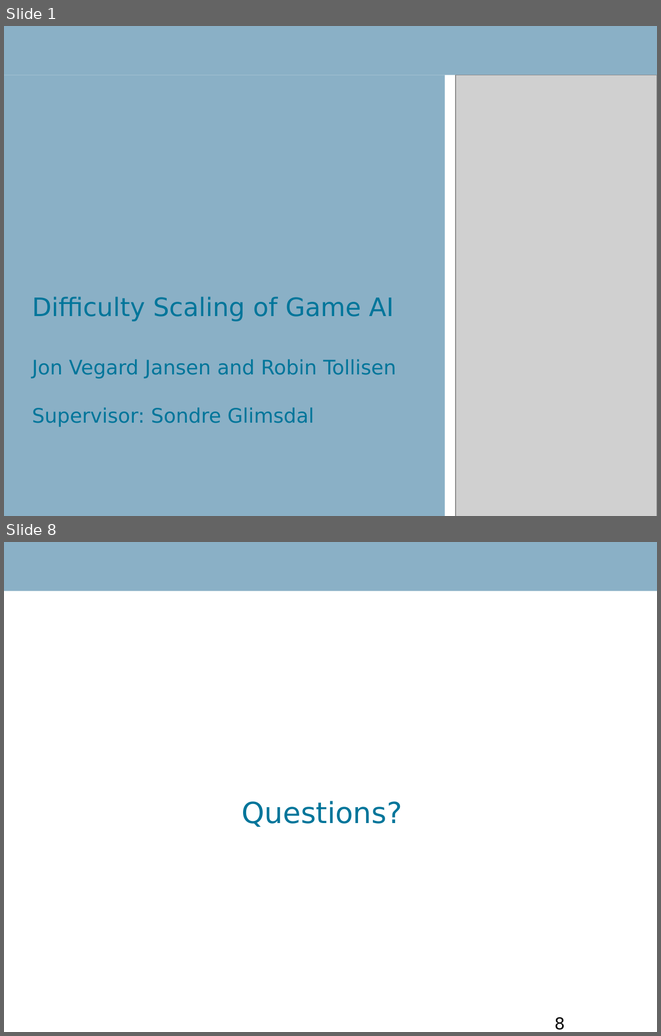
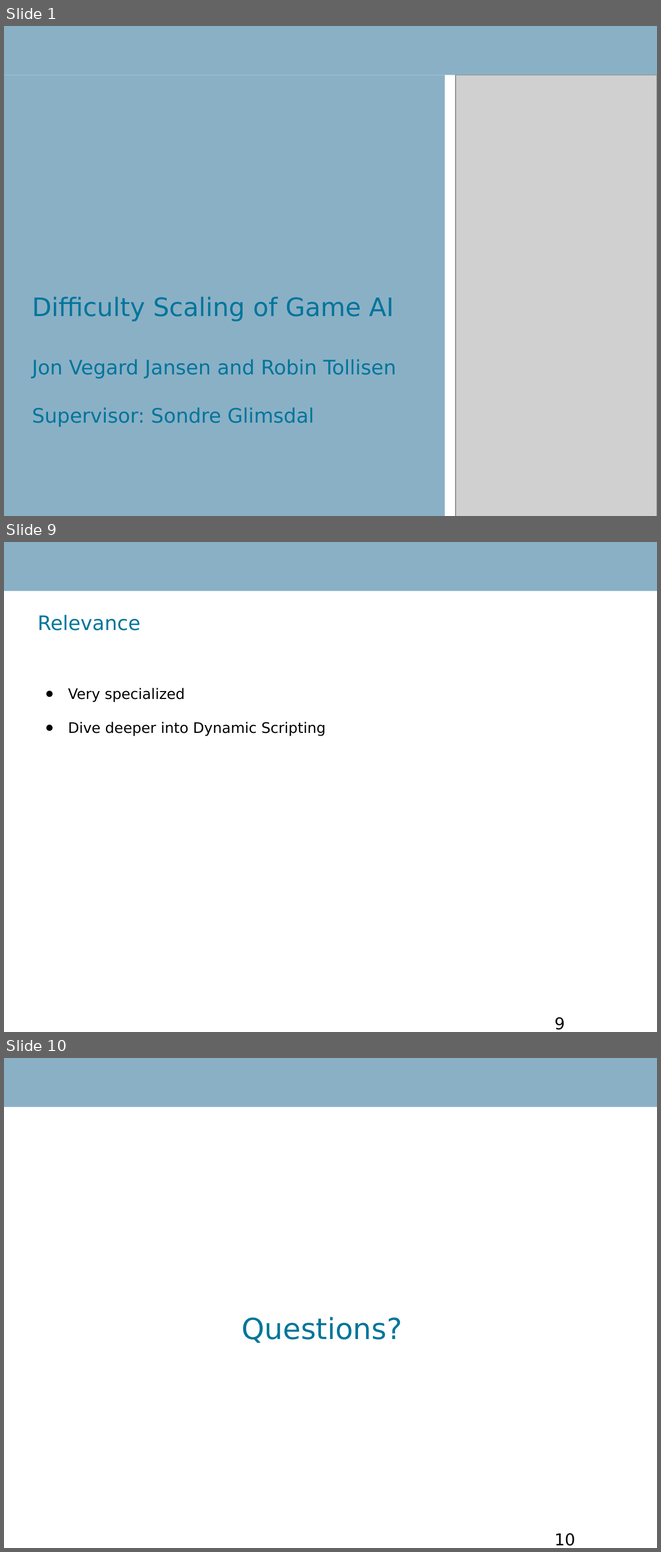
Before and after one commit to RobinTo/AdaptiveGame, a slide deck: IKT426 Research Seminar Report/presentation.ppt. Shown one above the other, each under a label of ours: slides 1 and 8 before the commit, slides 1, 9 and 10 after it; the slides between them are not shown. The pictures are 661x1036 and 661x1552 pixels, drawn with LibreOffice and Linux fonts; fonts in the diff are those of the drawing; grey boxes stand for pictures; background and template pictures are left out. Boxes give left, top, right and bottom in pixels: in the first picture for what was removed or moved away, otherwise in the second. Text is boxed around its words. In the diff, an @@ line names an element or a change of style, - is before the commit and + after.

```diff
--- a/IKT426 Research Seminar Report/presentation.ppt
+++ b/IKT426 Research Seminar Report/presentation.ppt
@@ slide 9 added at [4, 542, 657, 1032], background #FFFFFF; not listed: 1 template element that a slide beside it also shows @@
@@ text added at [37, 615, 140, 631], 22 pt, text #00759A @@
+Relevance
@@ text added at [68, 688, 326, 736], 16 pt, text #000000 @@
+● Very specialized
+● Dive deeper into Dynamic Scripting
@@ page number added at [555, 1017, 565, 1030], 18 pt, text #000000 @@
+9
@@ what was slide 8 is now slide 10 @@
@@ page number at [555, 1533, 575, 1546]: text changed @@
-8
+10
```
Also in this commit, not shown: 4 slides changed, 4 other slides added, 2 slides removed, 1 other file.
